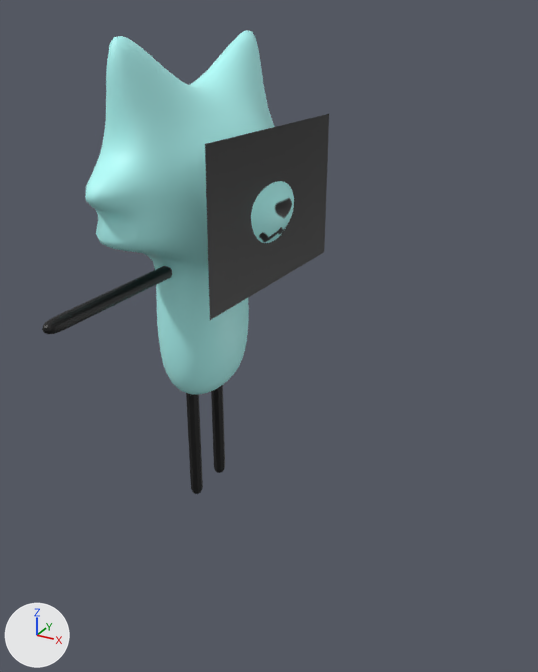
Renders of the glTF model assets/models/player/model/playerNewModel.glb from each side of a commit.
One viewpoint serves both versions: a camera (50 mm lens) standing at (1.72, -2.51, 2.03) and looking at (0.33, 0.01, 0.77). Arrows for +X, +Y and +Z are at lower left; the lights stay in place. Vertices at the same position are counted once.

Before the edit, the objects in view are built like this:
```python
me_cube = bpy.data.meshes.new('Cube')
me_cube.from_pydata(...)  # 3601 vertices, 7142 faces; spans x -0.24..0.41, y -0.91..0.88, z -0.07..1.95
me_cube.materials.append(mat_material_001)  # picture img_texture
me_plane = bpy.data.meshes.new('Plane')
me_plane.from_pydata(...)  # 8 vertices, 4 faces; spans x -1.0..1.0, y -1.0..1.0, z 0.0
me_plane.materials.append(mat_bigote)  # picture img_bigote_001
ob_plane = bpy.data.objects.new('Plane', me_plane)
ob_plane.location = (0.352, 0.015, 1.319)
ob_plane.rotation_euler = (-1.571, 1.56, -1.571)  # degrees (-90, 89, -90)
ob_plane.scale = (0.306, 0.481, 0.306)
ob_rlb = bpy.data.objects.new('RLB', me_cube)
ob_rlb.location = (0.0, 0.0, 0.0)
```
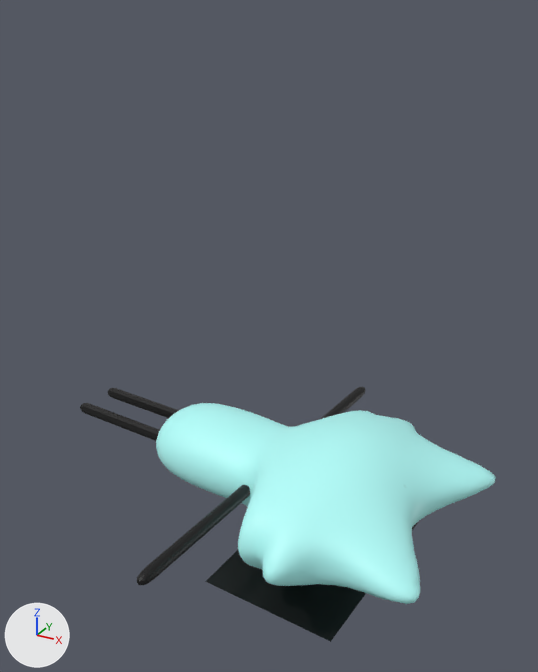
What differs and where, as boxes (x1, y1, x2, y2) in the pictures (538 x 672 px):
'RLB', reshaped (65% wider, 53% shorter): before (42, 30, 294, 494); after (80, 387, 496, 604)
'Plane', moved, turned: before (205, 114, 329, 320); after (205, 521, 419, 642)

The change in detail:
me_cube has 3601 vertices, 7142 faces and spans x -0.24..0.41, y -0.91..0.88, z -0.07..1.95.
me_cube is used by ob_rlb; location (0.0, 0.0, 0.0).
me_cube part 1: the whole mesh is multiplied about its middle by the matrix ((0.0, 0.082, 0.997), (0.006, 0.997, -0.082), (-1.0, 0.006, -0.001)), then moved by (0.14, 0.03, -0.89).
Object 'Plane' (ob_plane) moves from (0.352, 0.015, 1.319) to (0.602, 0.02, -0.224).
Object 'Plane' (ob_plane) turns from (-90, 89, -90) to (-0.3, -180, -4.1) degrees about x, y and z.
